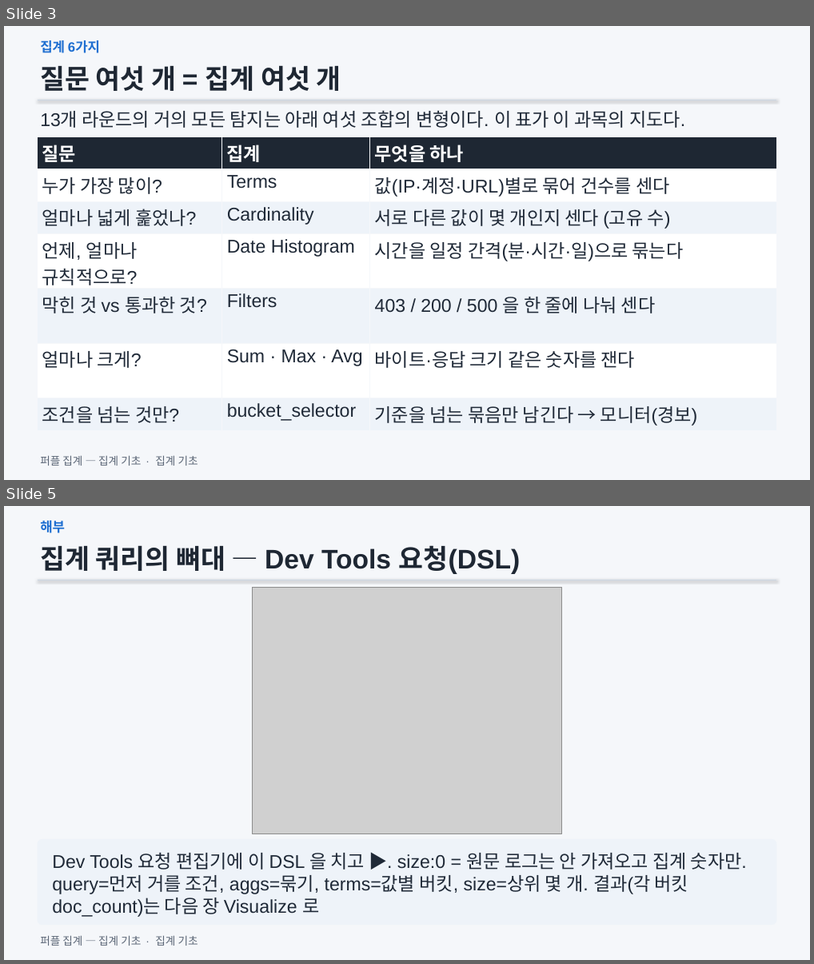
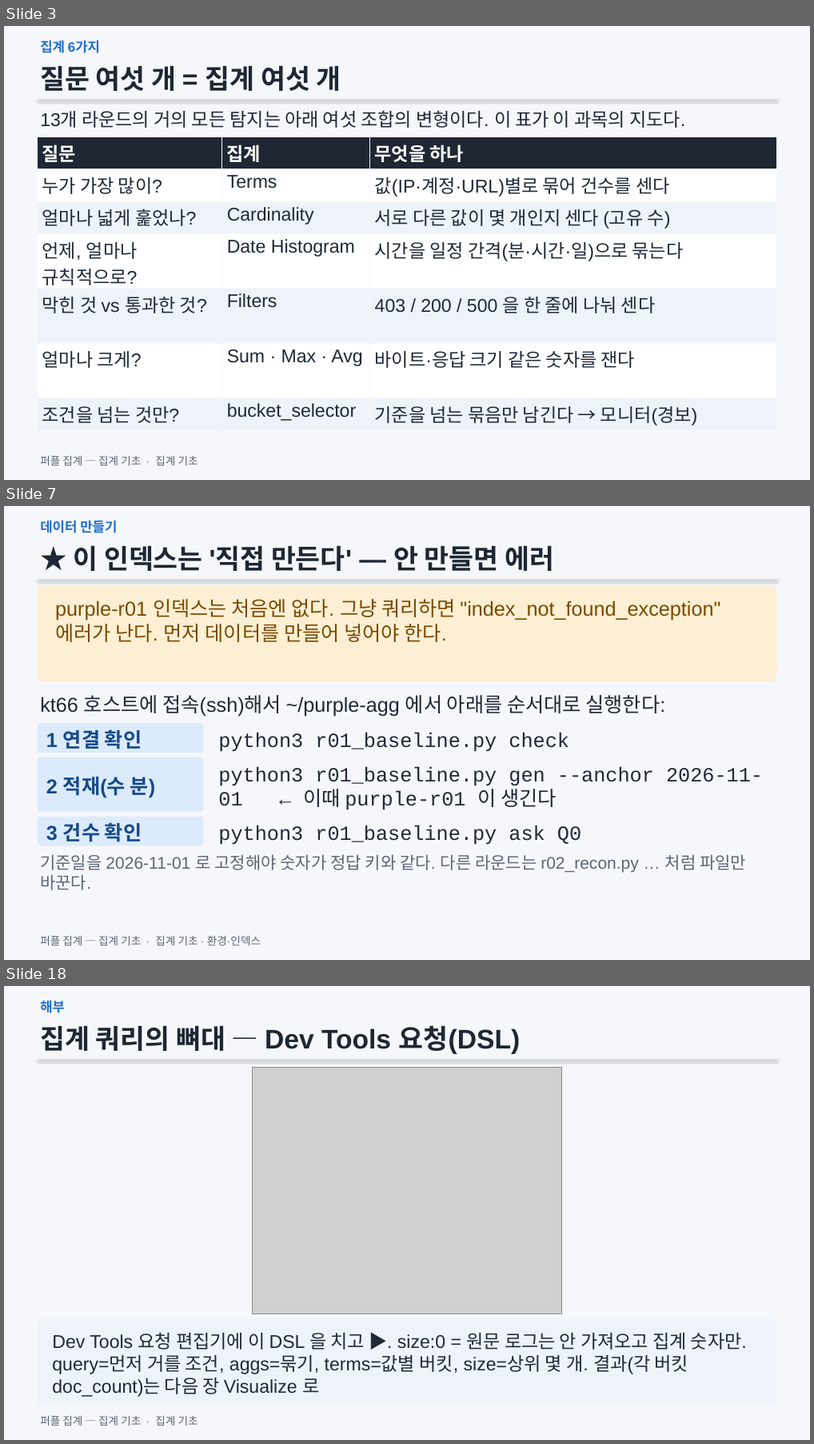
Before and after one commit to mrgrit/hack_ir_with_wazuh, a slide deck: slides/Module02_집계기초.pptx. Shown one above the other, each under a label of ours: slides 3 and 5 before the commit, slides 3, 7 and 18 after it; the slides between them are not shown. The pictures are 814x964 and 814x1444 pixels, drawn with LibreOffice and Linux fonts; fonts in the diff are those of the drawing; grey boxes stand for pictures. Boxes give left, top, right and bottom in pixels: in the first picture for what was removed or moved away, otherwise in the second. Text is boxed around its words. In the diff, an @@ line names an element or a change of style, - is before the commit and + after.

```diff
--- a/slides/Module02_집계기초.pptx
+++ b/slides/Module02_집계기초.pptx
@@ slide 7 added at bbox=[4, 506, 810, 960], background #F5F7FA @@
@@ text added at bbox=[40, 520, 117, 533], 16 pt, text #1F6FD1, bold @@
+데이터 만들기
@@ text added at bbox=[74, 545, 554, 571], 32 pt, text #1E2733, bold @@
+★ 이 인덱스는 '직접 만든다' — 안 만들면 에러
@@ line added from (38, 580) to (777, 580), #CBD5E1 1.25 pt @@
@@ rounded rectangle added at bbox=[38, 586, 777, 681], fill #FDEFD3 @@
@@ text added at bbox=[55, 599, 721, 642], 24 pt, text #7A4A00 @@
+purple-r01 인덱스는 처음엔 없다. 그냥 쿼리하면 "index_not_found_exception" 에러가 난다. 먼저 데이터를 만들어 넣어야 한다.
@@ text added at bbox=[40, 695, 666, 716], 24 pt, text #1F2937 @@
+kt66 호스트에 접속(ssh)해서 ~/purple-agg 에서 아래를 순서대로 실행한다:
@@ rounded rectangle added at bbox=[38, 723, 204, 753], fill #DCEBFC @@
@@ text added at bbox=[46, 729, 142, 749], 24 pt, text #164A8A, bold @@
+1 연결 확인
@@ text added at bbox=[218, 732, 570, 752], 24 pt, text #1F2937 @@
+python3 r01_baseline.py check
@@ rounded rectangle added at bbox=[38, 757, 204, 811], fill #DCEBFC @@
@@ text added at bbox=[218, 766, 763, 810], 24 pt, text #1F2937 @@
+python3 r01_baseline.py gen --anchor 2026-11-01 ← 이때 purple-r01 이 생긴다
@@ text added at bbox=[46, 776, 156, 798], 24 pt, text #164A8A, bold @@
+2 적재(수 분)
@@ rounded rectangle added at bbox=[38, 816, 204, 846], fill #DCEBFC @@
@@ text added at bbox=[46, 822, 142, 842], 24 pt, text #164A8A, bold @@
+3 건수 확인
@@ text added at bbox=[218, 825, 582, 844], 24 pt, text #1F2937 @@
+python3 r01_baseline.py ask Q0
@@ text added at bbox=[40, 854, 746, 890], 20 pt, text #5B6676 @@
+기준일을 2026-11-01 로 고정해야 숫자가 정답 키와 같다. 다른 라운드는 r02_recon.py … 처럼 파일만 바꾼다.
@@ text added at bbox=[40, 935, 261, 945], 13 pt, text #5B6676 @@
+퍼플 집계 — 집계 기초 · 집계 기초 · 환경·인덱스
@@ what was slide 5 is now slide 18 @@
```
Also in this commit, not shown: 1 slide changed, 12 other slides added, 3 other files.
